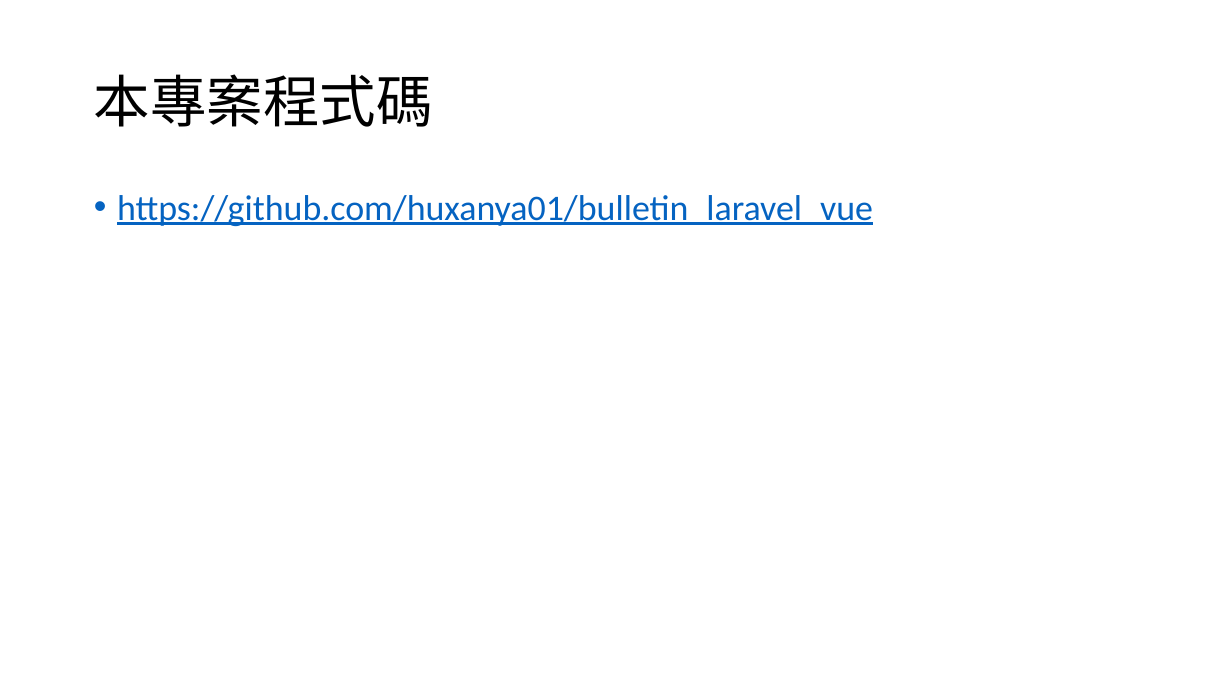
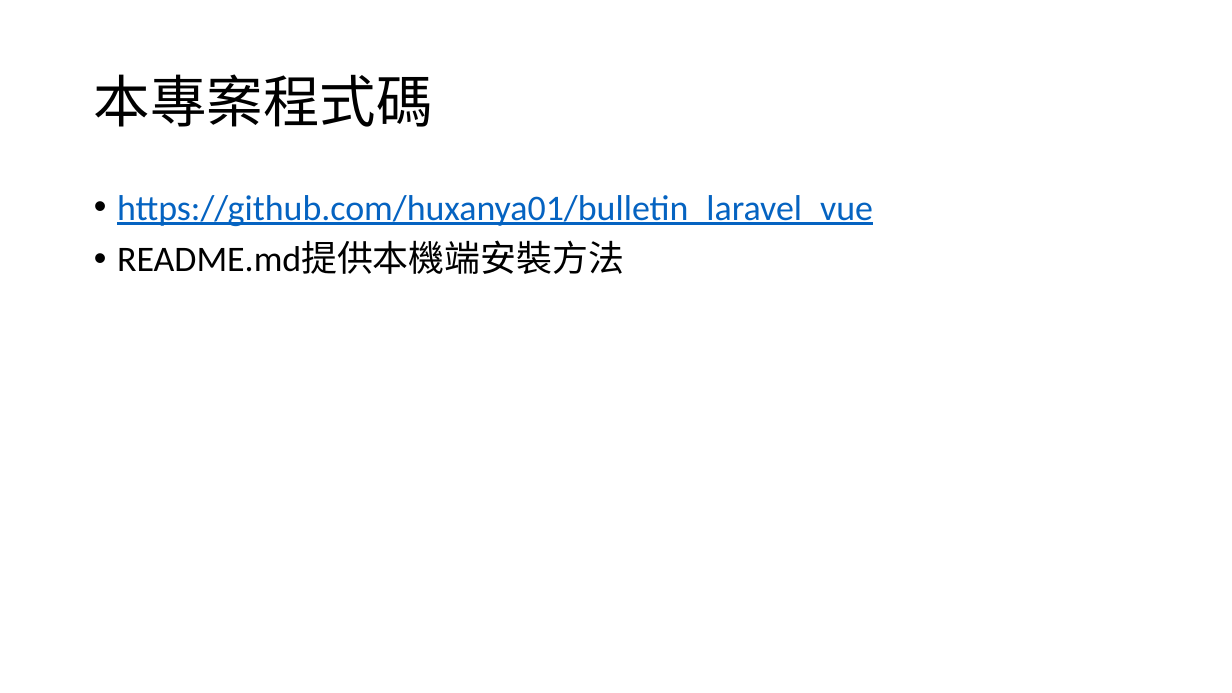
Before and after one commit to huxanya01/bulletin_laravel_vue, a slide deck: slide 11 of 作品留言板.pptx (slide 10 before the commit). Drawn at 1232x693 pixels with LibreOffice and Linux fonts; fonts in the diff are those of the drawing. Boxes give left, top, right and bottom in pixels: in the first picture for what was removed or moved away, otherwise in the second. Text is boxed around its words. In the diff, an @@ line names an element or a change of style, - is before the commit and + after.

```diff
--- a/作品留言板.pptx
+++ b/作品留言板.pptx
@@ text at [117,242,624,274]: paragraph added @@
+• README.md提供本機端安裝方法
```
Also in this commit, not shown: 7 other slides changed, 1 slide added, 1 other file.
